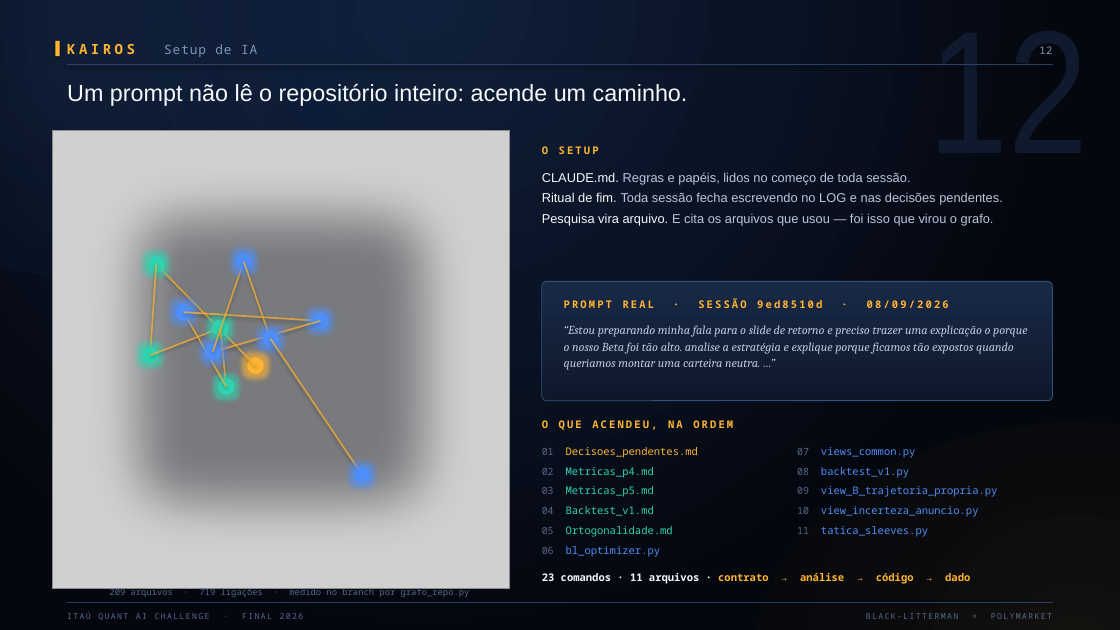
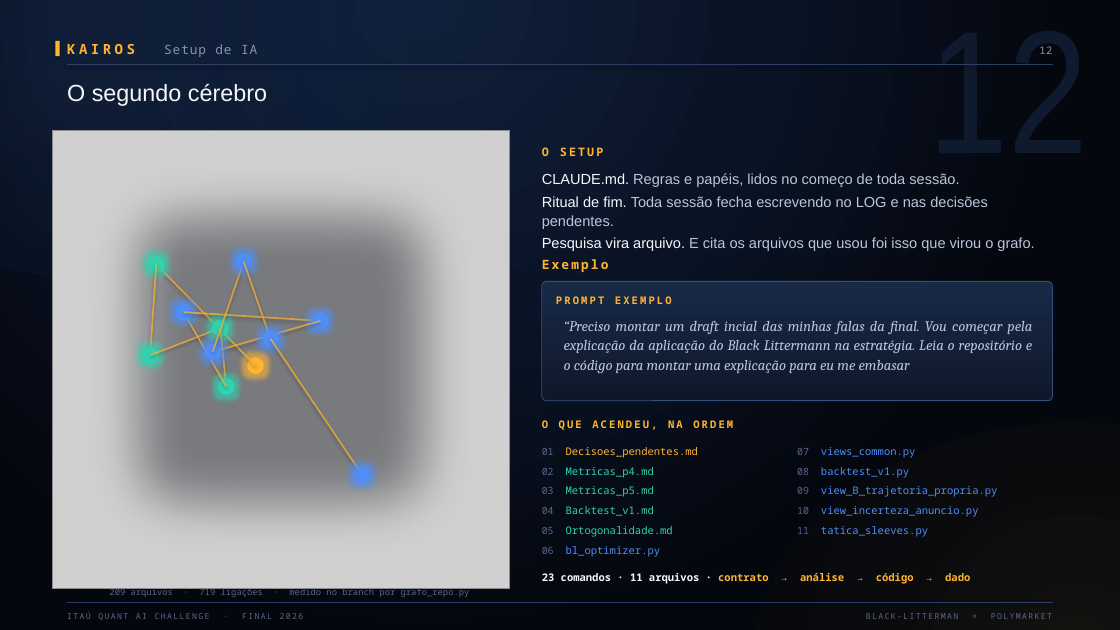
Before and after one commit to liahaller/Desafio-Quant-Itau, a slide deck: slide 14 of Final/Slides_novos.pptx (slide 16 before the commit). Drawn at 1120x630 pixels with LibreOffice and Linux fonts; fonts in the diff are those of the drawing; grey boxes stand for pictures. Boxes give left, top, right and bottom in pixels: in the first picture for what was removed or moved away, otherwise in the second. Text is boxed around its words. In the diff, an @@ line names an element or a change of style, - is before the commit and + after.

```diff
--- a/Final/Slides_novos.pptx
+++ b/Final/Slides_novos.pptx
@@ text at (x1=67, y1=83, x2=267, y2=106): text changed @@
-Um prompt não lê o repositório inteiro: acende um caminho.
+O segundo cérebro
@@ text "O SETUP" at (x1=542, y1=147, x2=603, y2=156): size 9 to 10 pt @@
@@ text at (x1=542, y1=173, x2=988, y2=229): size 11 to 12.5 pt in "CLAUDE.md. Regras e papéis, lidos no começo ...", "Ritual de fim. Toda sessão fecha escrevendo ..." @@
@@ text at (x1=542, y1=237, x2=1034, y2=272): text changed; size 11 to 12.5 pt @@
-Pesquisa vira arquivo. E cita os arquivos que usou — foi isso que virou o grafo.
+Pesquisa vira arquivo. E cita os arquivos que usou foi isso que virou o grafo.
+Exemplo
@@ text at (x1=556, y1=296, x2=672, y2=304): text changed @@
-PROMPT REAL · SESSÃO 9ed8510d · 08/09/2026
+PROMPT EXEMPLO
@@ text at (x1=564, y1=321, x2=1032, y2=373): text changed; size 10.5 to 12.5 pt @@
-“Estou preparando minha fala para o slide de retorno e preciso trazer uma explicação o porque o nosso Beta foi tão alto. analise a estratégia e explique porque ficamos tão expostos quando queriamos montar uma carteira neutra. …”
+“Preciso montar um draft incial das minhas falas da final. Vou começar pela explicação da aplicação do Black Littermann na estratégia. Leia o repositório e o código para montar uma explicação para eu me embasar
```
Also in this commit, not shown: 13 other slides changed, 2 slides removed, 2 other files.
